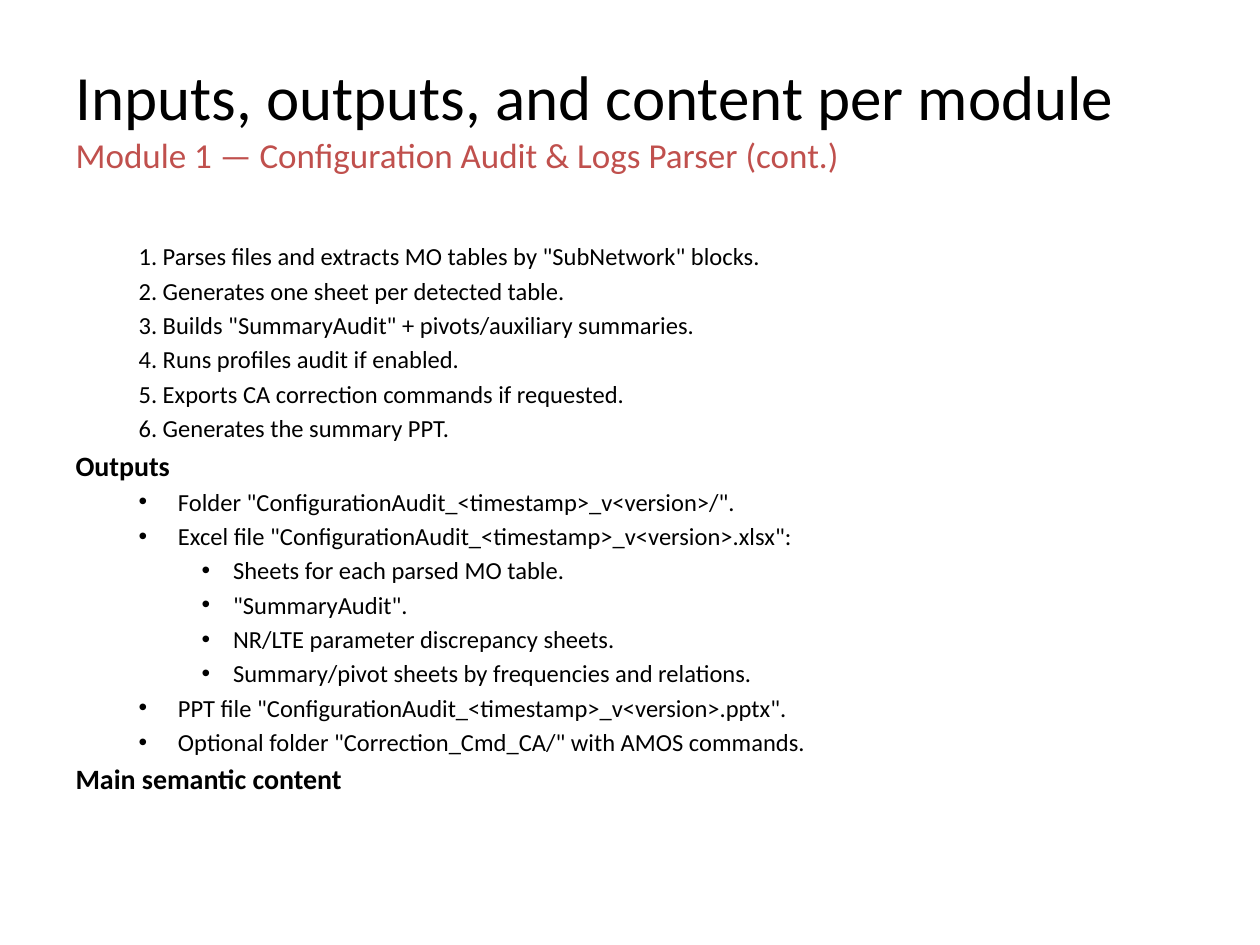
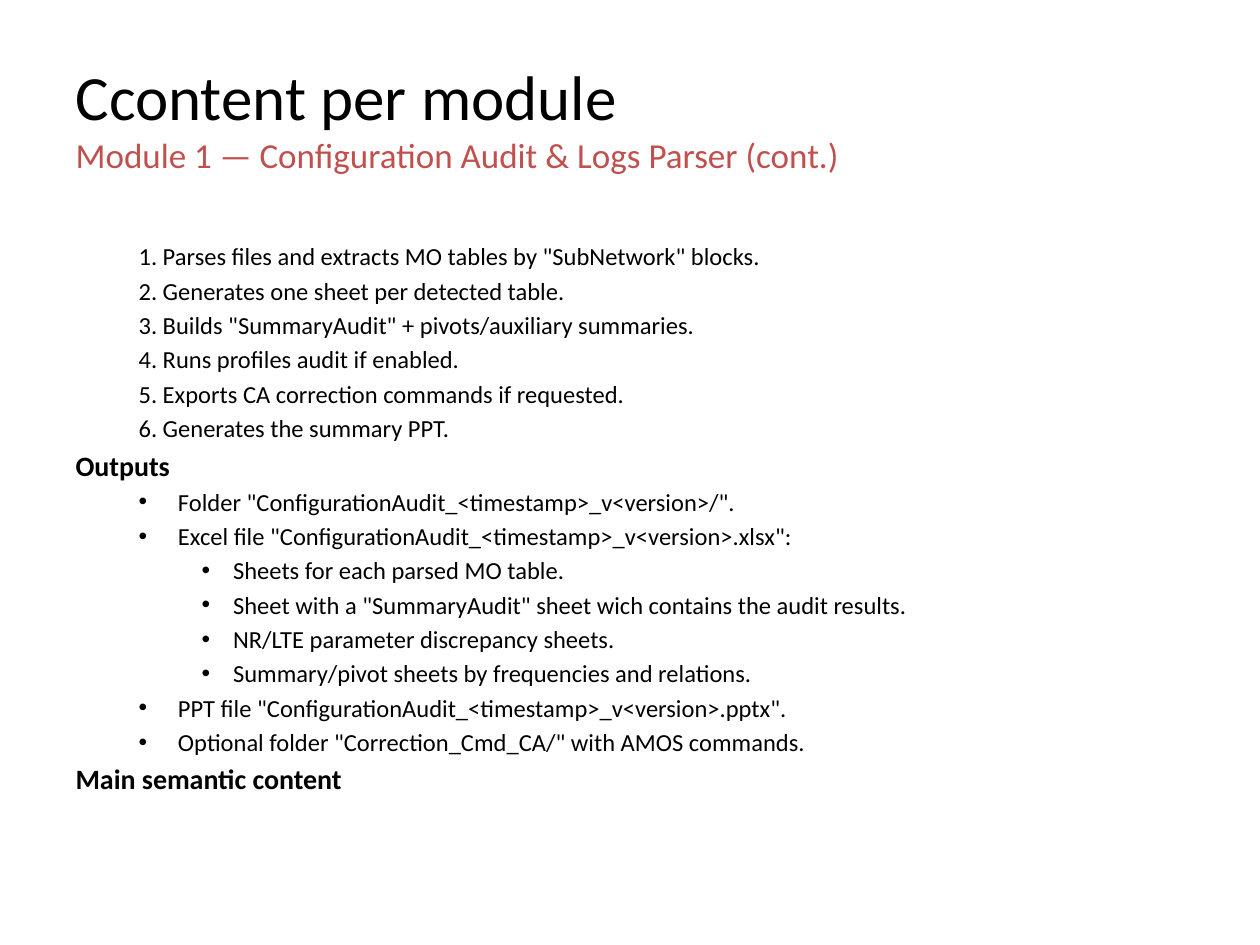
Before and after one commit to jaimetur/SSB_RetuningAutomations, a slide deck: slide 19 of help/User-Guide-SSB-Retuning-Automations-v0.7.4.pptx (slide 9 before the commit). Drawn at 1260x945 pixels with LibreOffice and Linux fonts; fonts in the diff are those of the drawing; background and template pictures are left out. Boxes give left, top, right and bottom in pixels: in the first picture for what was removed or moved away, otherwise in the second. Text is boxed around its words. In the diff, an @@ line names an element or a change of style, - is before the commit and + after.

```diff
--- a/help/User-Guide-SSB-Retuning-Automations-v0.7.4.pptx
+++ b/help/User-Guide-SSB-Retuning-Automations-v0.7.4.pptx
@@ title at bbox=[76, 76, 616, 130]: text changed @@
-Inputs, outputs, and content per module
+Ccontent per module
@@ text at bbox=[233, 597, 907, 618]: text changed @@
-    • "SummaryAudit".
+    • Sheet with a "SummaryAudit" sheet wich contains the audit results.
```
Also in this commit, not shown: 9 other slides changed, 11 slides added, 4 other files.
